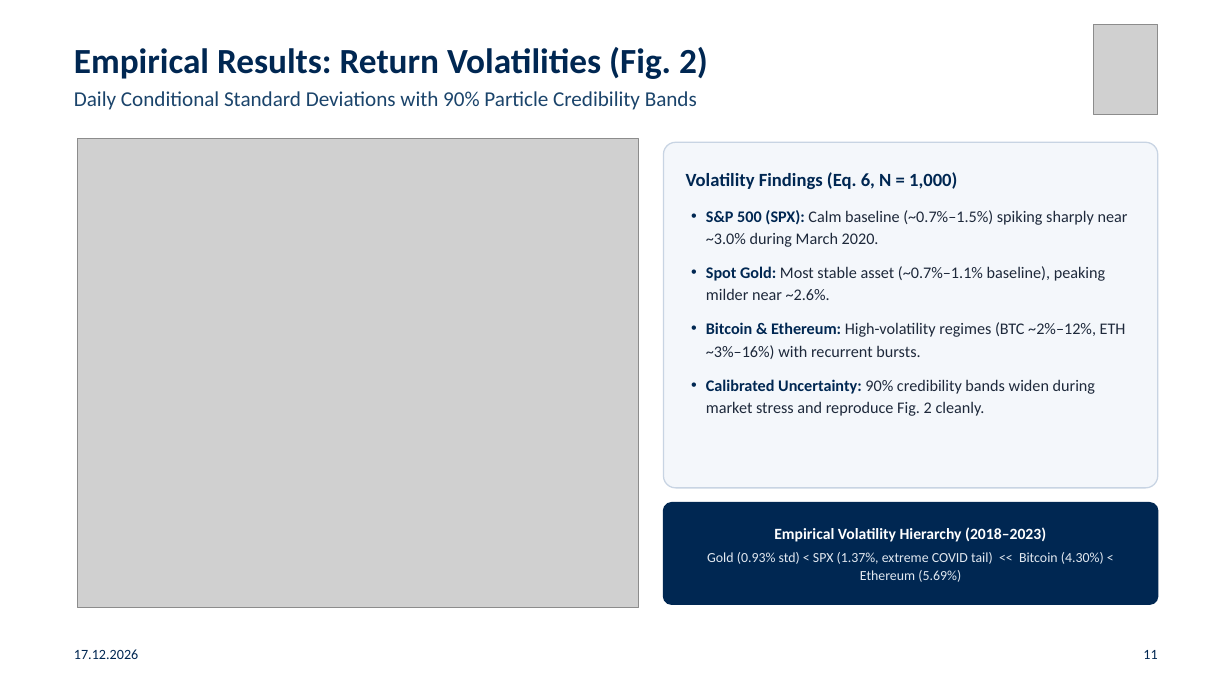
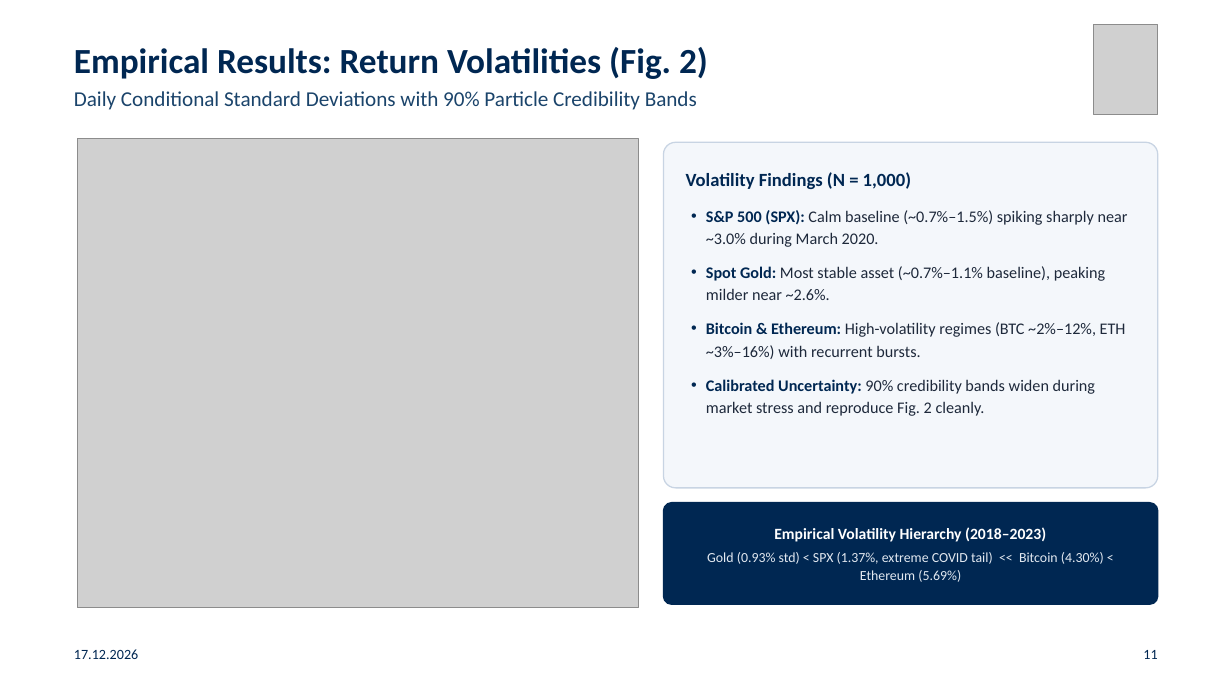
Before and after one commit to gabegagster/smc-stochastic-volatility, a slide deck: slide 11 of presentation/smc_chmsv_ensae_presentation.pptx. Drawn at 1232x693 pixels with LibreOffice and Linux fonts; fonts in the diff are those of the drawing; grey boxes stand for pictures. Boxes give left, top, right and bottom in pixels: in the first picture for what was removed or moved away, otherwise in the second. Text is boxed around its words. In the diff, an @@ line names an element or a change of style, - is before the commit and + after.

```diff
--- a/presentation/smc_chmsv_ensae_presentation.pptx
+++ b/presentation/smc_chmsv_ensae_presentation.pptx
@@ text at (686, 172, 911, 189): text changed @@
-Volatility Findings (Eq. 6, N = 1,000)
+Volatility Findings (N = 1,000)
```
Also in this commit, not shown: 4 other slides changed, 9 other files.
